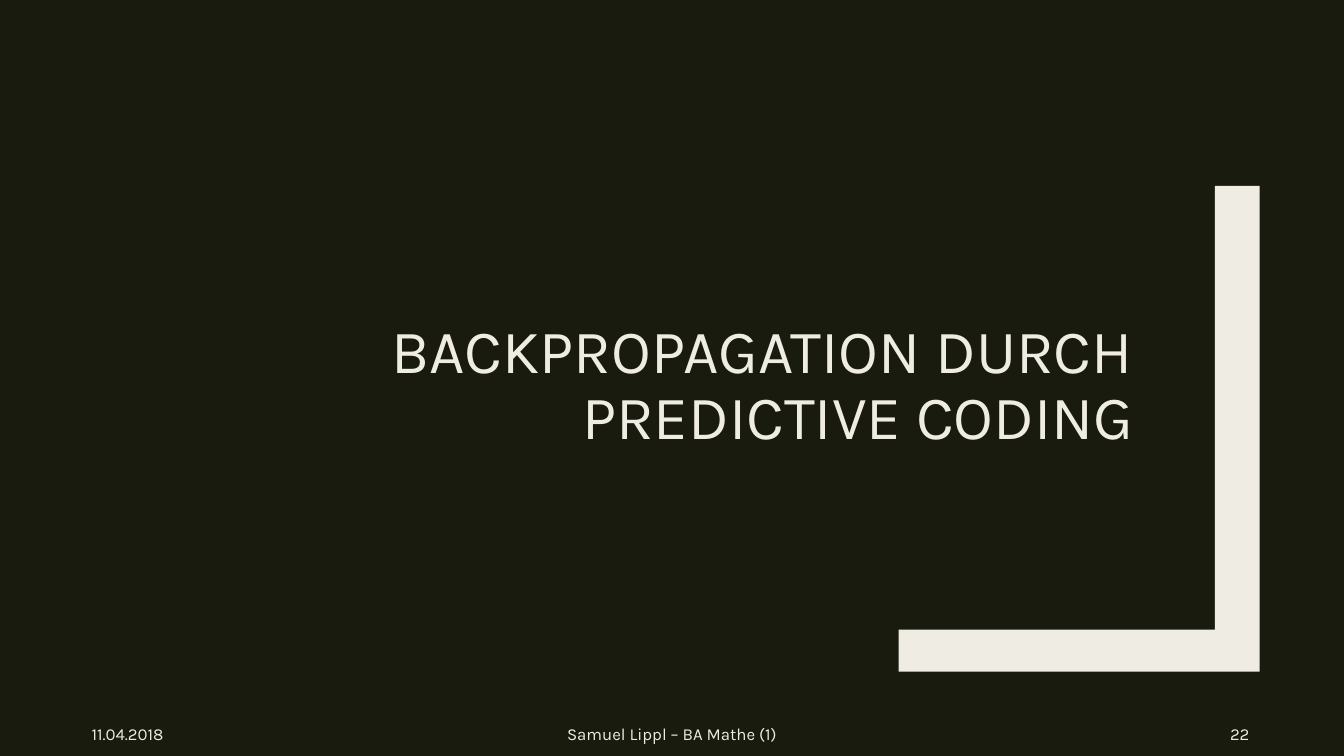
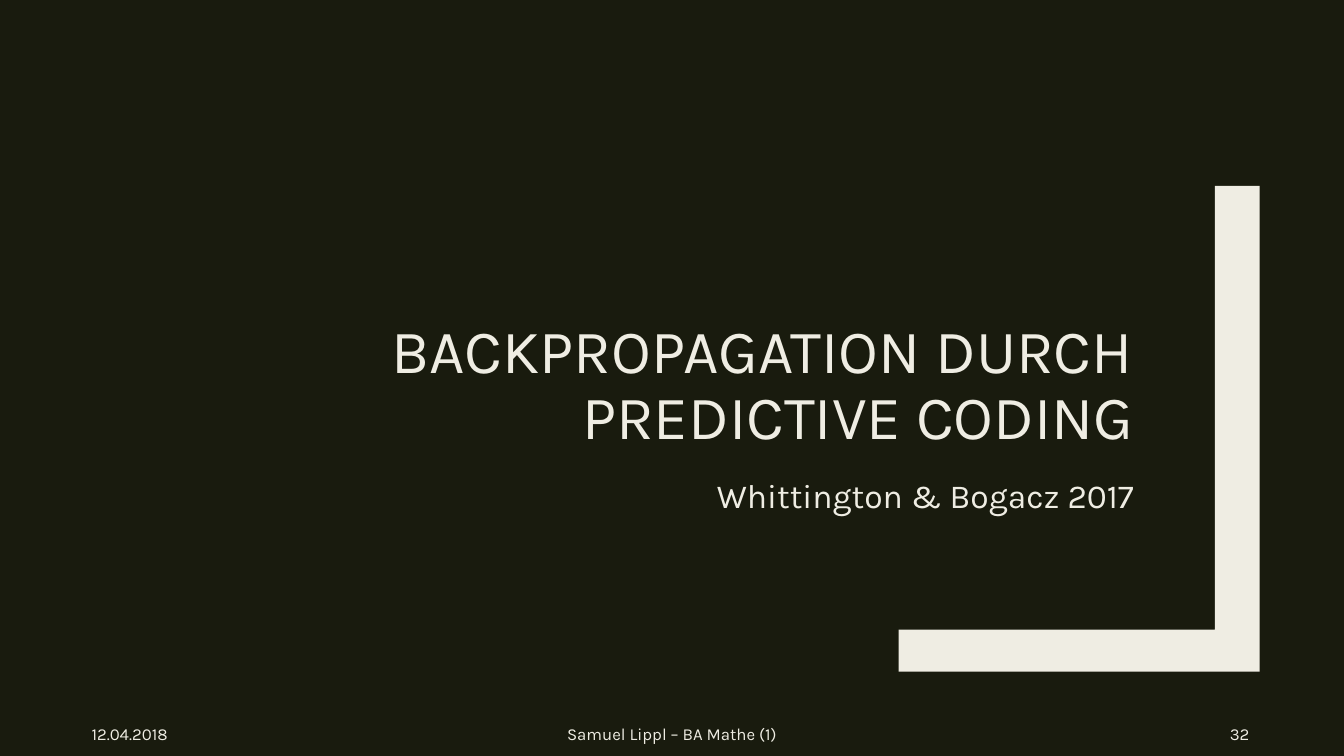
Before and after one commit to sflippl/ba-math, a slide deck: slide 32 of Neurale Netzwerke in silica und in vivo.pptx (slide 22 before the commit). Drawn at 1344x756 pixels with LibreOffice and Linux fonts; fonts in the diff are those of the drawing. Boxes give left, top, right and bottom in pixels: in the first picture for what was removed or moved away, otherwise in the second. Text is boxed around its words. In the diff, an @@ line names an element or a change of style, - is before the commit and + after.

```diff
--- a/Neurale Netzwerke in silica und in vivo.pptx
+++ b/Neurale Netzwerke in silica und in vivo.pptx
@@ text added at [717,485,1134,517], 24 pt, text #EFEDE3 @@
+Whittington & Bogacz 2017
@@ text at [92,729,168,740]: text changed @@
-11.04.2018
+12.04.2018
@@ page number at [1230,729,1250,740]: text changed @@
-22
+32
```
Also in this commit, not shown: 21 other slides changed, 11 slides added, 10 other files.
